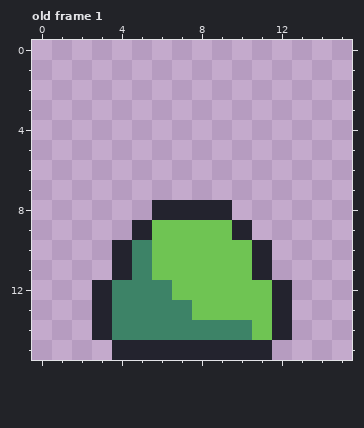
Pixel-art file -- Godot/Assets/Sprites/Slime.aseprite. The first picture shows the starting point.
16x16 pixels, 1 frame. Shown: old frame 1. The commit also changed other frames, which this record leaves out.
After:
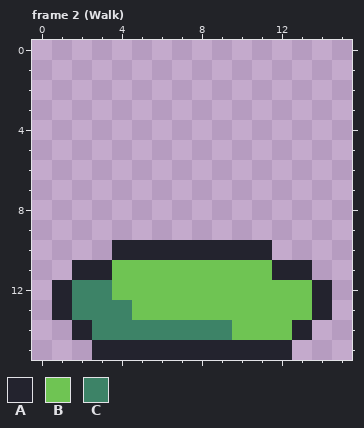
Palette (. is transparent): A #23232e  B #6fc453  C #3d8367
A new or re-ordered frame is compared with the old frame closest to it.
Changes in this commit:
frames 1 -> 14
Frame 2 (Walk) is new; against old frame 1:
Colour A is added in row 11 at x 2 to 3 and 12 to 13; in rows 12 to 13 at x 1 and 14; in row 14 at x 2 and 13; in row 15 at x 3 and 12.
Colour A replaces colour B in row 10 at x 6 to 10.
Colour A replaces colour C in row 10 at x 5.
Colour B is added in rows 12 to 13 at x 13.
Colour B replaces colour A in row 11 at x 4 and 11; in rows 12 to 14 at x 12.
Colour B replaces colour C in row 11 at x 5; in row 12 at x 4 to 6; in row 13 at x 5 to 7; in row 14 at x 10.
Colour C is added in rows 12 to 13 at x 2.
Colour C replaces colour A in rows 12 to 14 at x 3.
The edit erases colour A in row 8 at x 6 to 9; in row 9 at x 5 and 10.
The edit erases colour B in row 9 at x 6 to 9.
